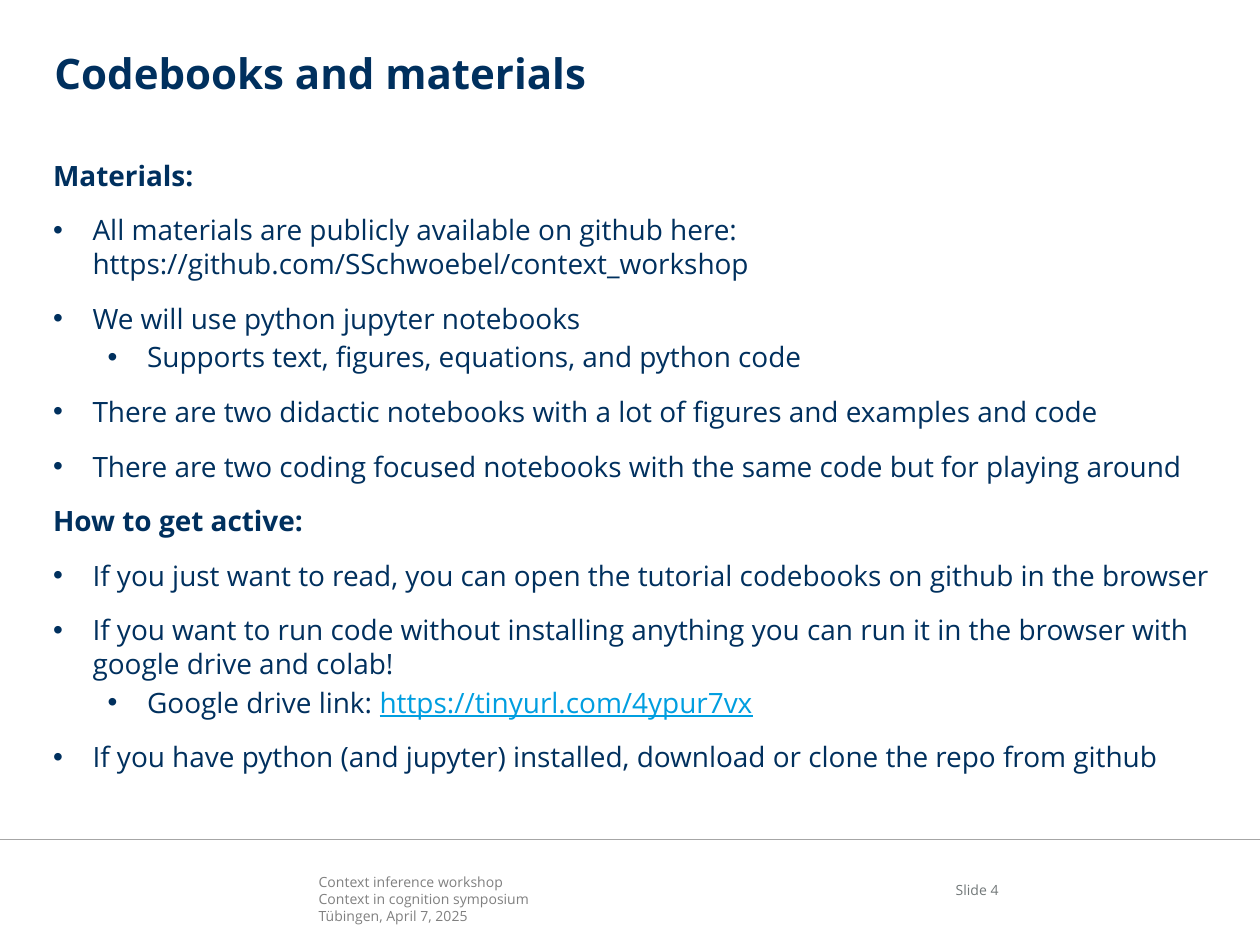
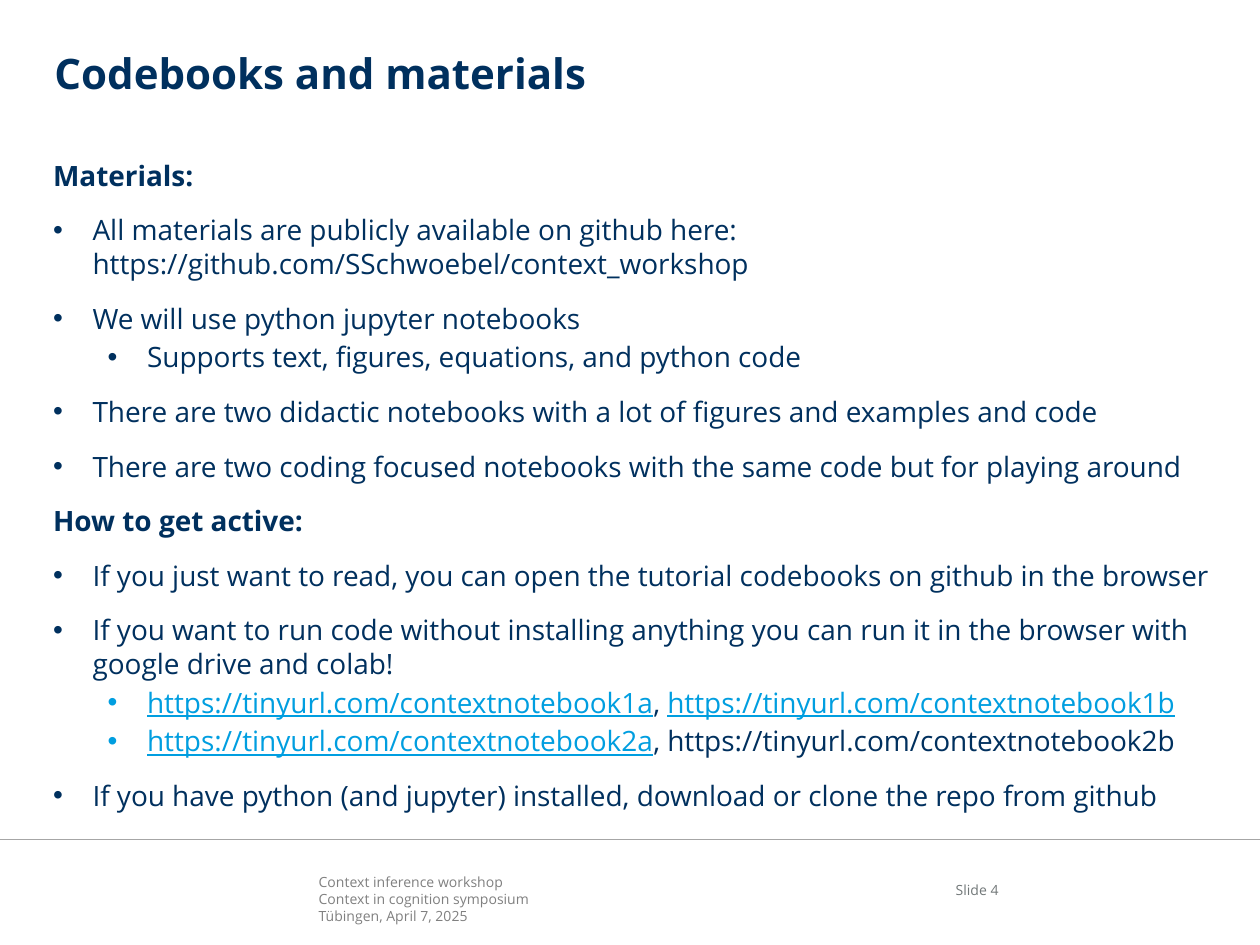
Before and after one commit to SSchwoebel/context_workshop, a slide deck: slide 4 of Context_workshop.pptx. Drawn at 1260x945 pixels with LibreOffice and Linux fonts; fonts in the diff are those of the drawing; background and template pictures are left out. Boxes give left, top, right and bottom in pixels: in the first picture for what was removed or moved away, otherwise in the second. Text is boxed around its words. In the diff, an @@ line names an element or a change of style, - is before the commit and + after.

Commit message:
updates links

```diff
--- a/Context_workshop.pptx
+++ b/Context_workshop.pptx
@@ text at (x1=147, y1=691, x2=1174, y2=758): text changed @@
-  • Google drive link: https://tinyurl.com/4ypur7vx
+  • https://tinyurl.com/contextnotebook1a, https://tinyurl.com/contextnotebook1b
+  • https://tinyurl.com/contextnotebook2a, https://tinyurl.com/contextnotebook2b
```
